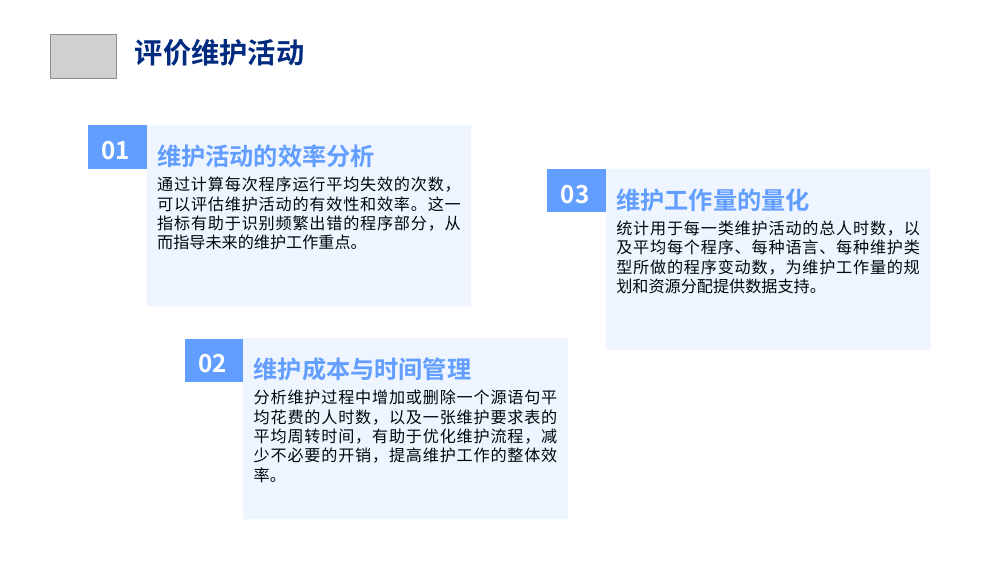
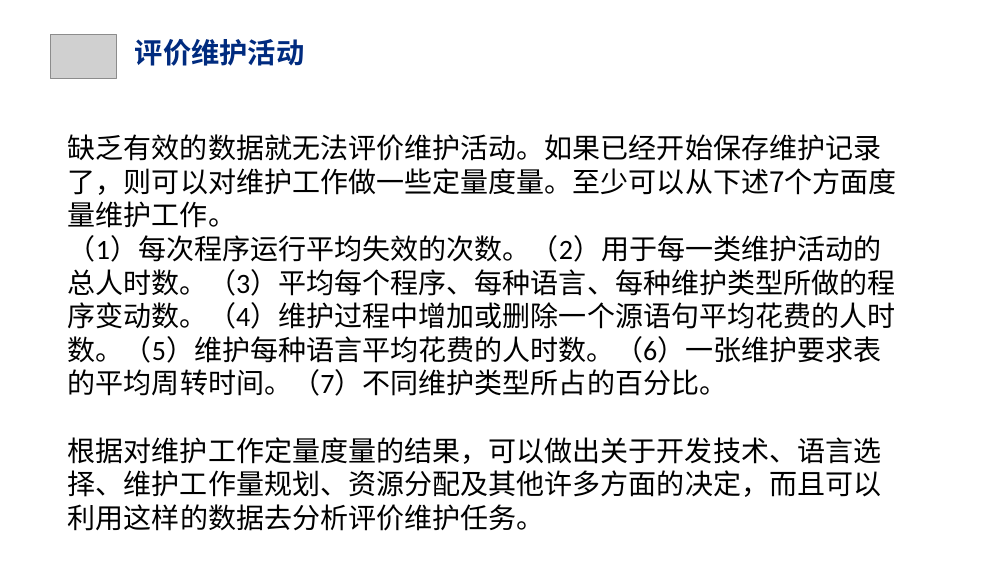
Before and after one commit to Cy2s1ne/Intelligent-PE-test, a slide deck: slide 29 of PPT/翻转课堂ppt2.pptx (slide 18 before the commit). Drawn at 1008x567 pixels with LibreOffice and Linux fonts; fonts in the diff are those of the drawing; grey boxes stand for pictures; background and template pictures are left out. Boxes give left, top, right and bottom in pixels: in the first picture for what was removed or moved away, otherwise in the second. Text is boxed around its words. In the diff, an @@ line names an element or a change of style, - is before the commit and + after.

```diff
--- a/PPT/翻转课堂ppt2.pptx
+++ b/PPT/翻转课堂ppt2.pptx
@@ text added at [68,134,897,531], 20 pt, text #000000 @@
+缺乏有效的数据就无法评价维护活动。如果已经开始保存维护记录了，则可以对维护工作做一些定量度量。至少可以从下述7个方面度量维护工作。
+（1）每次程序运行平均失效的次数。（2）用于每一类维护活动的总人时数。（3）平均每个程序、每种语言、每种维护类型所做的程序变动数。（4）维护过程中增加或删除一个源语句平均花费的人时数。（5）维护每种语言平均花费的人时数。（6）一张维护要求表的平均周转时间。（7）不同维护类型所占的百分比。
+根据对维护工作定量度量的结果，可以做出关于开发技术、语言选择、维护工作量规划、资源分配及其他许多方面的决定，而且可以利用这样的数据去分析评价维护任务。
@@ freeform shape removed at [89,125,147,168] @@
@@ text removed at [101,141,130,160] @@
-01
@@ freeform shape removed at [146,125,471,306] @@
@@ text removed at [157,144,375,167] @@
-维护活动的效率分析
@@ text removed at [157,176,461,250] @@
-通过计算每次程序运行平均失效的次数，可以评估维护活动的有效性和效率。这一指标有助于识别频繁出错的程序部分，从而指导未来的维护工作重点。
@@ freeform shape removed at [547,169,606,213] @@
@@ freeform shape removed at [606,168,930,350] @@
@@ text removed at [561,185,590,204] @@
-03
@@ text removed at [616,188,809,211] @@
-维护工作量的量化
@@ text removed at [616,220,920,294] @@
-统计用于每一类维护活动的总人时数，以及平均每个程序、每种语言、每种维护类型所做的程序变动数，为维护工作量的规划和资源分配提供数据支持。
@@ freeform shape removed at [184,339,243,382] @@
@@ text removed at [198,354,227,373] @@
-02
@@ freeform shape removed at [243,338,568,519] @@
@@ text removed at [254,357,472,380] @@
-维护成本与时间管理
@@ text removed at [254,389,558,483] @@
-分析维护过程中增加或删除一个源语句平均花费的人时数，以及一张维护要求表的平均周转时间，有助于优化维护流程，减少不必要的开销，提高维护工作的整体效率。
```
Also in this commit, not shown: 9 other slides changed, 14 slides added.
